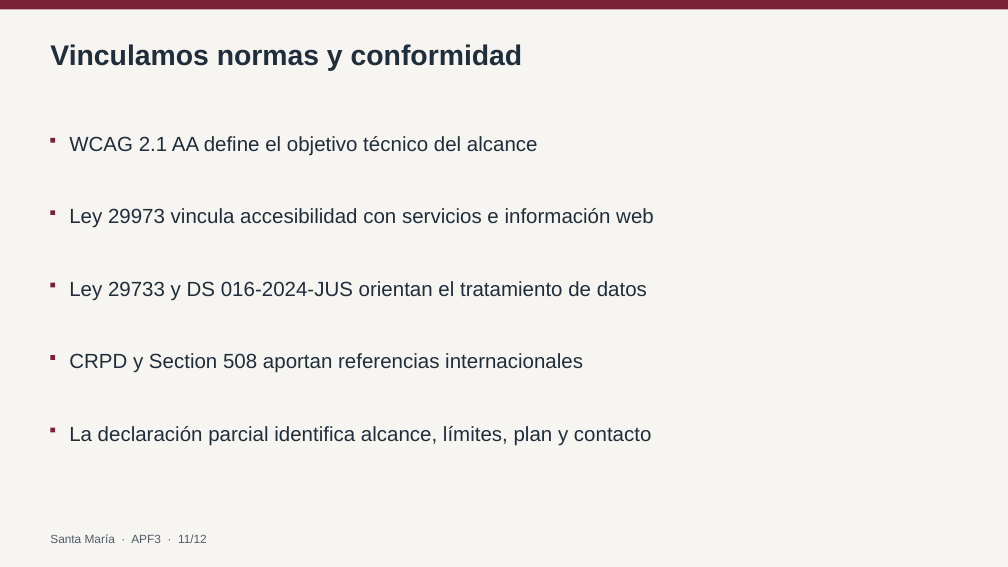
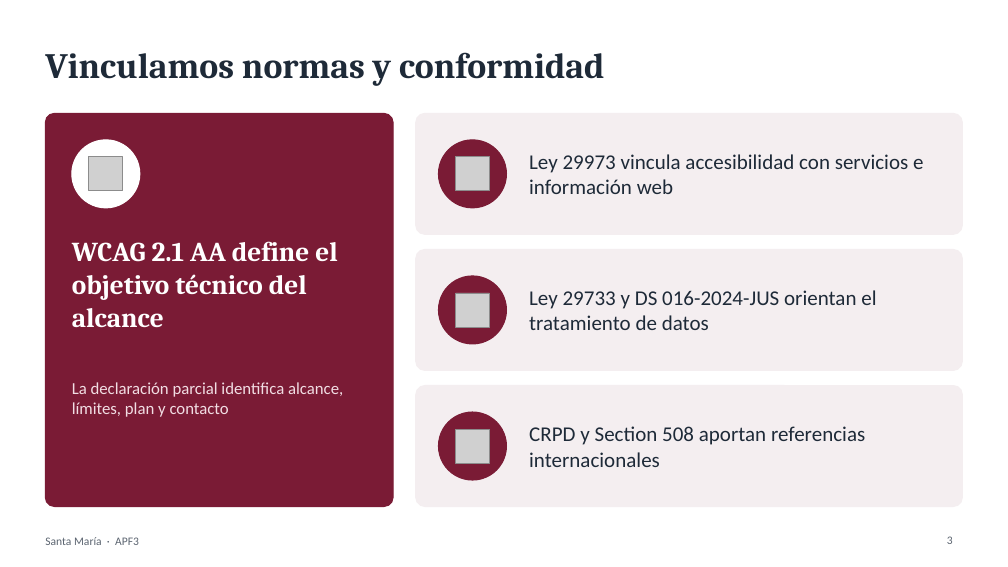
Before and after one commit to BruGeth/IHM_Colegio_Santa_Maria_Reyna_Angeles, a slide deck: slide 3 of avance informe 3/APF3_Grupo5_SantaMaria.pptx (slide 11 before the commit). Drawn at 1008x567 pixels with LibreOffice and Linux fonts; fonts in the diff are those of the drawing; grey boxes stand for pictures. Boxes give left, top, right and bottom in pixels: in the first picture for what was removed or moved away, otherwise in the second. Text is boxed around its words. In the diff, an @@ line names an element or a change of style, - is before the commit and + after.

```diff
--- a/avance informe 3/APF3_Grupo5_SantaMaria.pptx
+++ b/avance informe 3/APF3_Grupo5_SantaMaria.pptx
@@ background #F7F5F1 to #FFFFFF @@
@@ rectangle removed at (0,0,1008,9) @@
@@ title "Vinculamos normas y conformidad": place and size @@
-title "Vinculamos normas y conformidad" at (50,44,523,71)
+title "Vinculamos normas y conformidad" at (45,52,604,86)
@@ title "Vinculamos normas y conformidad" at (45,52,604,86): size 27 to 34 pt, font Arial to Cambria, text colour #202D3A to #1E2A38; vertical alignment top to middle @@
@@ rounded rectangle added at (45,113,393,507), fill #7A1B35, outline #7A1B35 1 pt @@
@@ rounded rectangle added at (416,113,963,234), fill #F4EEF0, outline #F4EEF0 1 pt @@
@@ text "Ley 29973 vincula accesibilidad con ...": place and size @@
-text "Ley 29973 vincula accesibilidad con ..." at (69,208,654,228)
+text "Ley 29973 vincula accesibilidad con ..." at (529,154,923,194)
@@ rectangle removed at (51,138,55,142) @@
@@ ellipse added at (72,140,140,208), fill #FFFFFF, outline #FFFFFF 1 pt @@
@@ ellipse added at (439,140,507,208), fill #7A1B35, outline #7A1B35 1 pt @@
@@ picture added at (89,157,123,191) @@
@@ picture added at (456,157,490,191) @@
@@ rectangle removed at (51,210,55,215) @@
@@ text "WCAG 2.1 AA define el ...": place and size @@
-text "WCAG 2.1 AA define el ..." at (69,136,538,156)
+text "WCAG 2.1 AA define el ..." at (72,241,338,327)
@@ text "WCAG 2.1 AA define el ..." at (72,241,338,327): size 19.5 to 26 pt, font Arial to Cambria, text colour #202D3A to #FFFFFF, bold on @@
@@ rounded rectangle added at (416,250,963,371), fill #F4EEF0, outline #F4EEF0 1 pt @@
@@ text "Ley 29733 y DS 016-2024-JUS ...": place and size @@
-text "Ley 29733 y DS 016-2024-JUS ..." at (69,281,647,301)
+text "Ley 29733 y DS 016-2024-JUS ..." at (529,290,876,330)
@@ rectangle removed at (51,283,55,287) @@
@@ ellipse added at (439,276,507,344), fill #7A1B35, outline #7A1B35 1 pt @@
@@ picture added at (456,293,490,327) @@
@@ rectangle removed at (51,355,55,360) @@
@@ text "La declaración parcial identifica alcance, ...": place and size @@
-text "La declaración parcial identifica alcance, ..." at (69,426,651,445)
+text "La declaración parcial identifica alcance, ..." at (72,382,343,417)
@@ text "La declaración parcial identifica alcance, ..." at (72,382,343,417): size 19.5 to 16 pt, font Arial to Calibri, text colour #202D3A to #F1DDE3 @@
@@ rounded rectangle added at (416,386,963,507), fill #F4EEF0, outline #F4EEF0 1 pt @@
@@ size 19.5 to 20 pt, font Arial to Calibri, text colour #202D3A to #1E2A38; vertical alignment top to middle in 3 elements at (529,290,876,330), (529,154,923,194), (529,426,865,467) @@
@@ text "CRPD y Section 508 aportan ...": place and size @@
-text "CRPD y Section 508 aportan ..." at (69,353,583,373)
+text "CRPD y Section 508 aportan ..." at (529,426,865,467)
@@ ellipse added at (439,412,507,480), fill #7A1B35, outline #7A1B35 1 pt @@
@@ rectangle removed at (51,428,55,433) @@
@@ picture added at (456,429,490,463) @@
@@ text added at (45,537,139,545), 11 pt, text #5B6470 @@
+Santa María · APF3
@@ text removed at (50,534,207,543) @@
-Santa María · APF3 · 11/12
@@ page number added at (947,536,953,544), 11 pt, text #5B6470 @@
+3
```
Also in this commit, not shown: 11 other slides changed.
